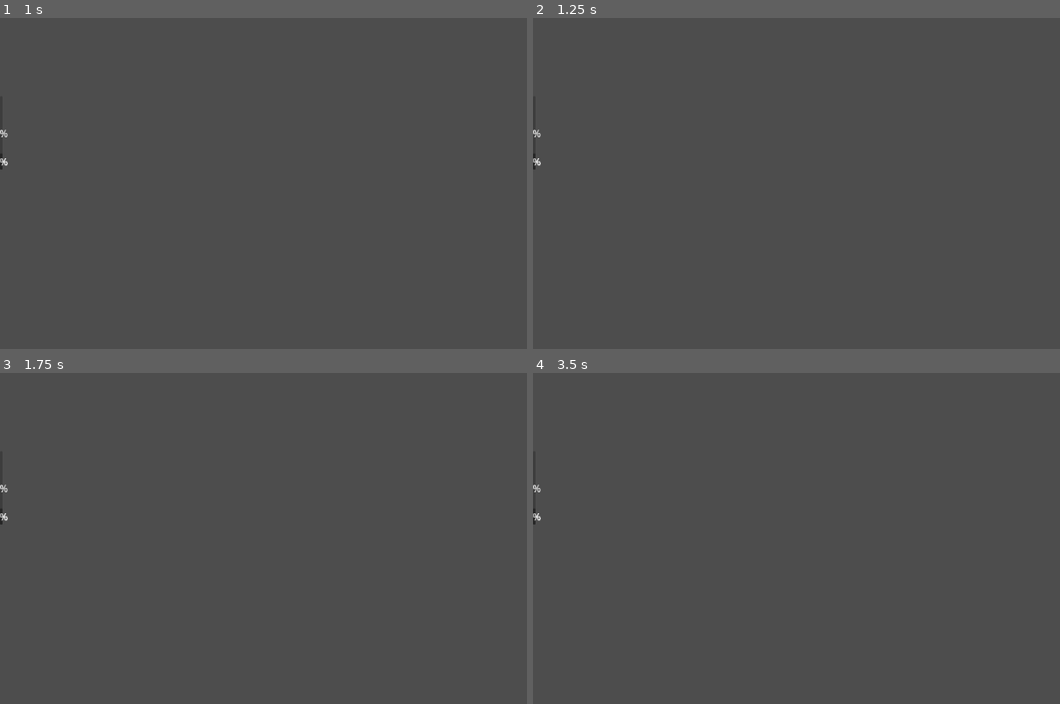
Above: before the commit, frames 1-4 (two rows, left to right).
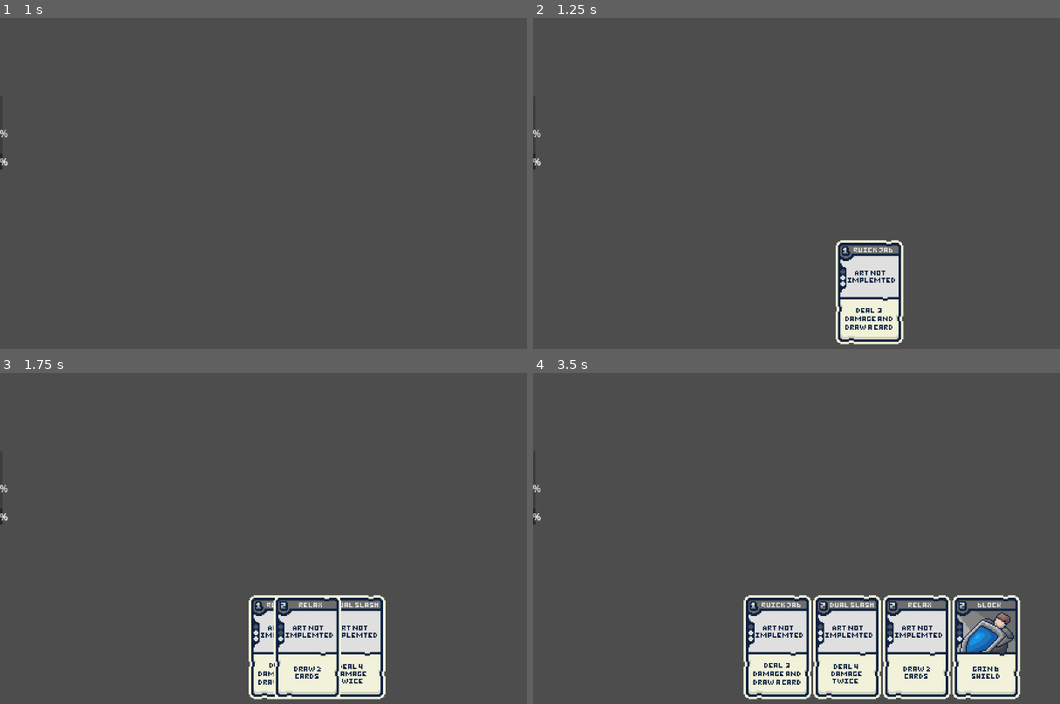
Above: after the commit, the same moments.

Repository: Fredeblok0912/Card_game
Game: Godot game, scene res://menu.tscn
Same seed, same stepped clock (60 frames per second), same inputs: the game is played once before the commit and once after it.
Inputs (mouse positions are in pixels of both pictures, inside the frame that each line leads up to):
- Up to frame 1 (1 s): click "Start Game" at 0.5 s
- Up to frame 2 (1.25 s): no input
- Up to frame 3 (1.75 s): move the mouse to (500, 488) at 1.27 s; click (500, 488) at 1.42 s
- Up to frame 4 (3.5 s): move the mouse to (743, 528) at 2.02 s; hold Down (ui_down) 2.03-2.78 s; click (743, 528) at 2.17 s; tap Enter at 2.75 s; move the mouse to (949, 422) at 2.77 s; click (949, 422) at 2.92 s

Frame 1 is identical in both runs. In frame 2, 3.9% of the frame differs, in the area x 57-71%, y 67-99%; in frame 3, 7.9%; in frame 4, 16%, in the area x 39-93%, y 67-99%.
Error before the commit: Parse Error: Expected statement, found "->" instead. (res://Gamecode.gd:133)

Commit message:
Added a lot of shit, but cards should play and draw cards, along with print what they do (not added the harder cards tho)

Diff:
--- a/Cardlist.gd
+++ b/Cardlist.gd
@@ -60,7 +60,7 @@
 
 # Etablering af main Deck Arrays
 var decklist = [1,2,2,3,4,4]       		# Det permanente deck som bliver kopieret til hvert combat, er den som man skal add kort til når man køber
-var current_decklist = [1,2,2,3,4,4]	# Kort som er i spillerens deck under combat, burde være tom og kopiere inholdet af decklist, men for testing rn er den fyldt
+var current_decklist = [1,2,2,3,4,4,5,6,7,8,10,11,12,13,16,17,18,19,21]	# Kort som er i spillerens deck under combat, burde være tom og kopiere inholdet af decklist, men for testing rn er den fyldt
 var hand_cards = []						# Kort som er i spillerens hånd
 #Discard should be empty, this is for testing purposes
-var discard_pile = [6]
+var discard_pile = []
--- a/Gamecode.gd
+++ b/Gamecode.gd
@@ -12,7 +12,6 @@
 			var card_id = Cardlist.current_decklist.pop_front()
 			Cardlist.hand_cards.append(card_id)
 			await get_tree().create_timer(0.3).timeout
-			print("drew a card")
 			add_card(card_id)
 		elif Cardlist.current_decklist.size() <= 0 && Cardlist.discard_pile.size() <= 0:
 			print("Deck and Discard Pile empty")
@@ -81,7 +80,6 @@
 		Cardlist.discard_pile.append(card_id)
 		#clear the played card from Cardlist.hand_cards and hand_sprites
 		remove_card(card_id, card_node)
-		print("Discard pile now:", Cardlist.discard_pile)
 
 func remove_card(card_id: int, card_node: Area2D) -> void:
 	# Remove from hand_sprites (by reference)
@@ -95,44 +93,52 @@
 	_update_hand_positions()
 
 func card_played(card_id):
-	print("Card played ", card_id)
-	player_damage(card_id,Cardlist.card_database[card_id].get("Name"))
-	player_shield(card_id,Cardlist.card_database[card_id].get("Name"))
-	player_heal(card_id,Cardlist.card_database[card_id].get("Name"))
-	player_draw(card_id,Cardlist.card_database[card_id].get("Name"))
-	player_self_damage(card_id,Cardlist.card_database[card_id].get("Name"))
+	var card_name = Cardlist.card_database[card_id].get("Name")
+	var card_mult = Cardlist.card_database[card_id].get("executionmult")
+	player_damage(card_id,card_name,card_mult)
+	player_shield(card_id,card_name,card_mult)
+	player_heal(card_id,card_name,card_mult)
+	player_draw(card_id,card_name,card_mult)
+	player_self_damage(card_id,card_name,card_mult)
 
 
 
-func player_damage(card_id,card_name):
+func player_damage(card_id,card_name,card_mult):
 	var played_card_damage = Cardlist.card_database[card_id].get("damage")
 	if played_card_damage != 0:
-		print(card_name," deals ", played_card_damage, " damage to the enemy")
+		for i in range(card_mult):
+			print(card_name," deals ", played_card_damage, " damage to the enemy")
 
 
-func player_shield():
+func player_shield(card_id,card_name,card_mult):
 	var played_card_shield = Cardlist.card_database[card_id].get("shield")
 	if played_card_shield != 0:
-		print(card_name," gains the player ", played_card_shield, " shield")
+		for i in range(card_mult):
+			print(card_name," gains the player ", played_card_shield, " shield")
 
-func player_heal():
+func player_heal(card_id,card_name,card_mult):
 	var played_card_heal = Cardlist.card_database[card_id].get("heal")
 	if played_card_heal != 0:
-		print(card_name," heals the player for ", played_card_shield, " health")
+		for i in range(card_mult):
+			print(card_name," heals the player for ", played_card_heal, " health")
 
-func player_draw():
+func player_draw(card_id,card_name,card_mult):
 	var played_card_draw = Cardlist.card_database[card_id].get("draw")
 	if played_card_draw != 0:
-		print(card_name," drew the player ", played_card_draw, " cards")
+		for i in range(card_mult):
+			print(card_name," drew the player ", played_card_draw, " cards")
+			draw_cards(played_card_draw)
 
-func player_self_damage():
+func player_self_damage(card_id,card_name,card_mult):
 	var played_card_self_damage = Cardlist.card_database[card_id].get("selfdamage")
 	if played_card_self_damage != 0:
-		print(card_name," deals ", played_card_self_damage, " damage to the player")
+		for i in range(card_mult):
+			print(card_name," deals ", played_card_self_damage, " damage to the player")
 
-func get_hand_center(): -> Vector2
+func get_hand_center() -> Vector2:
 	if hand_sprites.is_empty():
 		return Vector2.ZERO
+
 	var first = hand_sprites[0].global_position
 	var last = hand_sprites[hand_sprites.size() - 1].global_position
 	return (first + last) / 2
